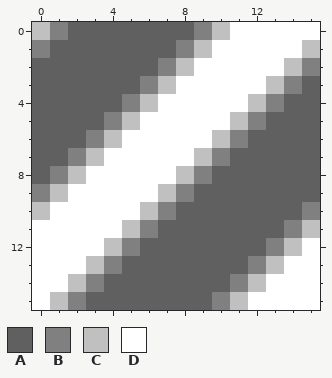
Pixel-art file -- bin/data/warr_engine/gfx/tile_background_stripe.aseprite. The picture above is the old version.
16x16 pixels, 1 frame.
Palette (. is transparent): A #606060  B #808080  C #c0c0c0  D #ffffff
Pixels before, first column x 0:
 0 CBAAAAAAABCDDDDD
 1 BAAAAAAABCDDDDDC
 2 AAAAAAABCDDDDDCB
 3 AAAAAABCDDDDDCBA
 4 AAAAABCDDDDDCBAA
 5 AAAABCDDDDDCBAAA
 6 AAABCDDDDDCBAAAA
 7 AABCDDDDDCBAAAAA
 8 ABCDDDDDCBAAAAAA
 9 BCDDDDDCBAAAAAAA
10 CDDDDDCBAAAAAAAB
11 DDDDDCBAAAAAAABC
12 DDDDCBAAAAAAABCD
13 DDDCBAAAAAAABCDD
14 DDCBAAAAAAABCDDD
15 DCBAAAAAAABCDDDD
The result:
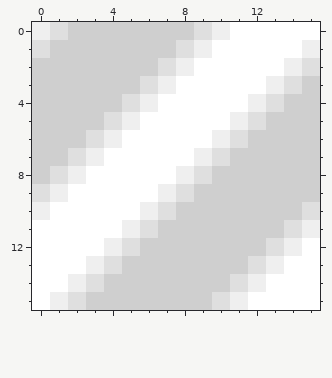
Edits made:
layer "Layer 1" blend normal -> multiply
colour A: #606060 -> #cfcfcf
colour B: #808080 -> #dfdfdf
colour C: #c0c0c0 -> #efefef
Pixel boxes of the changes (left, top, right, bottom) in both pictures:
changed: (32, 22, 320, 310)
